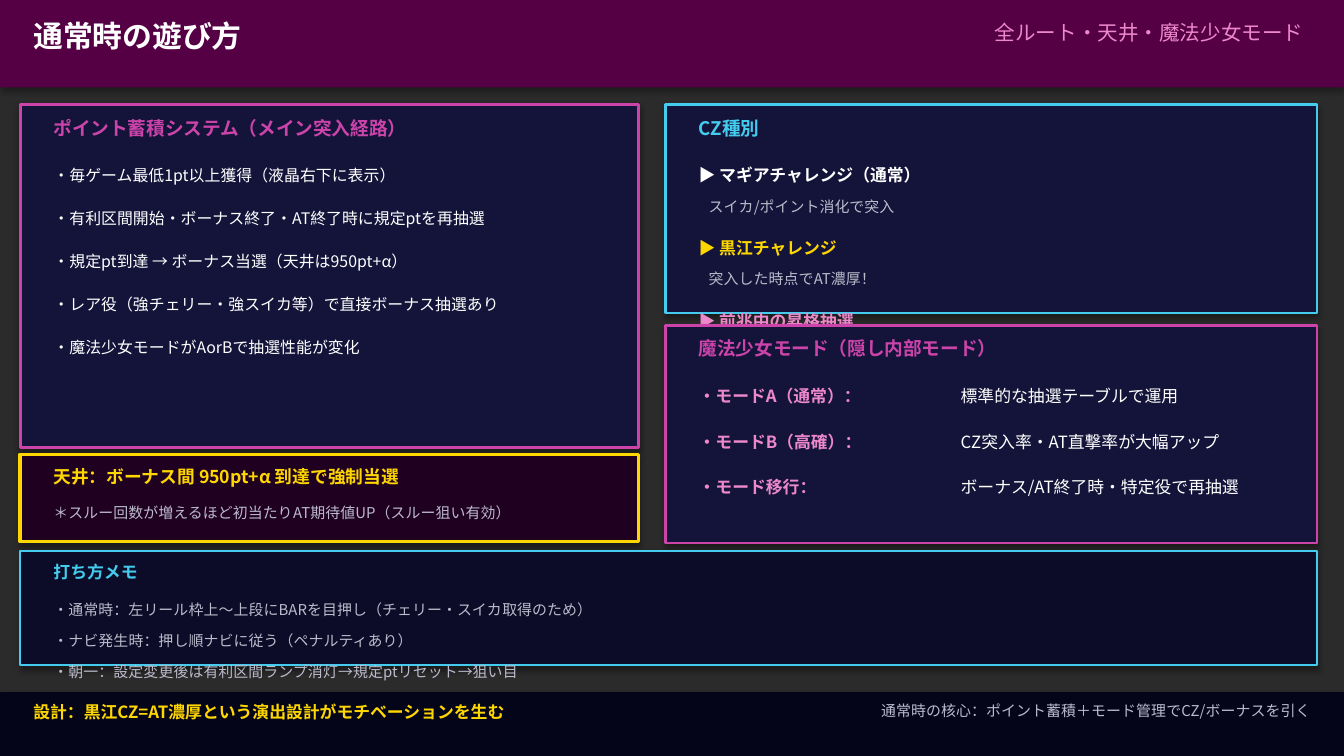
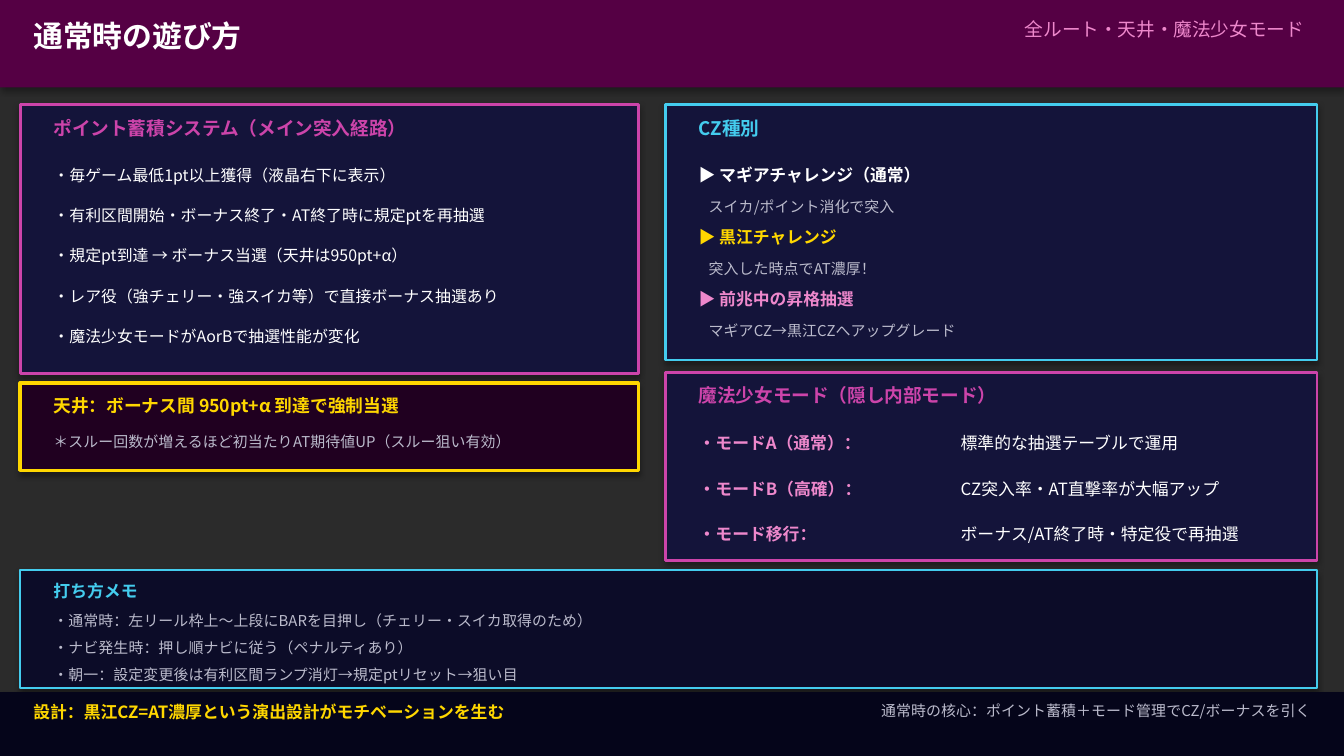
Before and after one commit to hkadoya-eng/slocri, a slide deck: slide 3 of proposals/機種分析/まどか外伝/madoka_guide_v1.pptx. Drawn at 1344x756 pixels with LibreOffice and Linux fonts; fonts in the diff are those of the drawing; background and template pictures are left out; a plain dark background stands for a picture behind light text. Boxes give left, top, right and bottom in pixels: in the first picture for what was removed or moved away, otherwise in the second. Text is boxed around its words. In the diff, an @@ line names an element or a change of style, - is before the commit and + after.

```diff
--- a/proposals/機種分析/まどか外伝/madoka_guide_v1.pptx
+++ b/proposals/機種分析/まどか外伝/madoka_guide_v1.pptx
@@ text "全ルート・天井・魔法少女モード": place and size @@
-text "全ルート・天井・魔法少女モード" at [995, 22, 1304, 42]
+text "全ルート・天井・魔法少女モード" at [1025, 20, 1304, 38]
@@ text "全ルート・天井・魔法少女モード" at [1025, 20, 1304, 38]: size 11 to 10 pt @@
@@ rectangle: place and size @@
-rectangle at [20, 105, 638, 448]
+rectangle at [20, 105, 638, 374]
@@ rectangle: place and size @@
-rectangle at [665, 105, 1317, 313]
+rectangle at [665, 105, 1317, 360]
@@ text "・規定pt到達 → ボーナス当選（天井は950pt+α）": place and size @@
-text "・規定pt到達 → ボーナス当選（天井は950pt+α）" at [53, 253, 408, 271]
+text "・規定pt到達 → ボーナス当選（天井は950pt+α）" at [53, 247, 408, 265]
@@ text "突入した時点でAT濃厚！": place and size @@
-text "突入した時点でAT濃厚！" at [709, 271, 876, 285]
+text "突入した時点でAT濃厚！" at [709, 261, 876, 275]
@@ text "▶ 前兆中の昇格抽選" rewrapped from [719, 310, 854, 332] to [719, 290, 854, 307] @@
@@ 3 texts: place and size @@
-3 texts at [53, 240, 837, 355]
+3 texts at [53, 229, 837, 344]
@@ text added at [709, 323, 956, 337], 8 pt, text #BBBBCC @@
+マギアCZ→黒江CZへアップグレード
@@ 2 texts, 1 rectangle: place and size @@
-2 texts, 1 rectangle at [20, 454, 638, 542]
+2 texts, 1 rectangle at [20, 383, 638, 470]
@@ rectangle: place and size @@
-rectangle at [665, 325, 1317, 543]
+rectangle at [665, 372, 1317, 560]
@@ 7 texts: place and size @@
-7 texts at [699, 339, 1239, 496]
+7 texts at [699, 386, 1239, 543]
@@ rectangle: place and size @@
-rectangle at [20, 551, 1317, 665]
+rectangle at [20, 570, 1317, 688]
@@ text "打ち方メモ": place and size @@
-text "打ち方メモ" at [53, 563, 137, 580]
+text "打ち方メモ" at [53, 582, 137, 599]
@@ text "・通常時：左リール枠上〜上段にBARを目押し（チェリー・スイカ取得のため）": place and size @@
-text "・通常時：左リール枠上〜上段にBARを目押し（チェリー・スイカ取得のため）" at [53, 602, 592, 617]
+text "・通常時：左リール枠上〜上段にBARを目押し（チェリー・スイカ取得のため）" at [53, 613, 592, 628]
@@ text "・ナビ発生時：押し順ナビに従う（ペナルティあり）": place and size @@
-text "・ナビ発生時：押し順ナビに従う（ペナルティあり）" at [53, 633, 412, 647]
+text "・ナビ発生時：押し順ナビに従う（ペナルティあり）" at [53, 640, 412, 654]
```
Also in this commit, not shown: 8 other slides changed, 1 other file.
